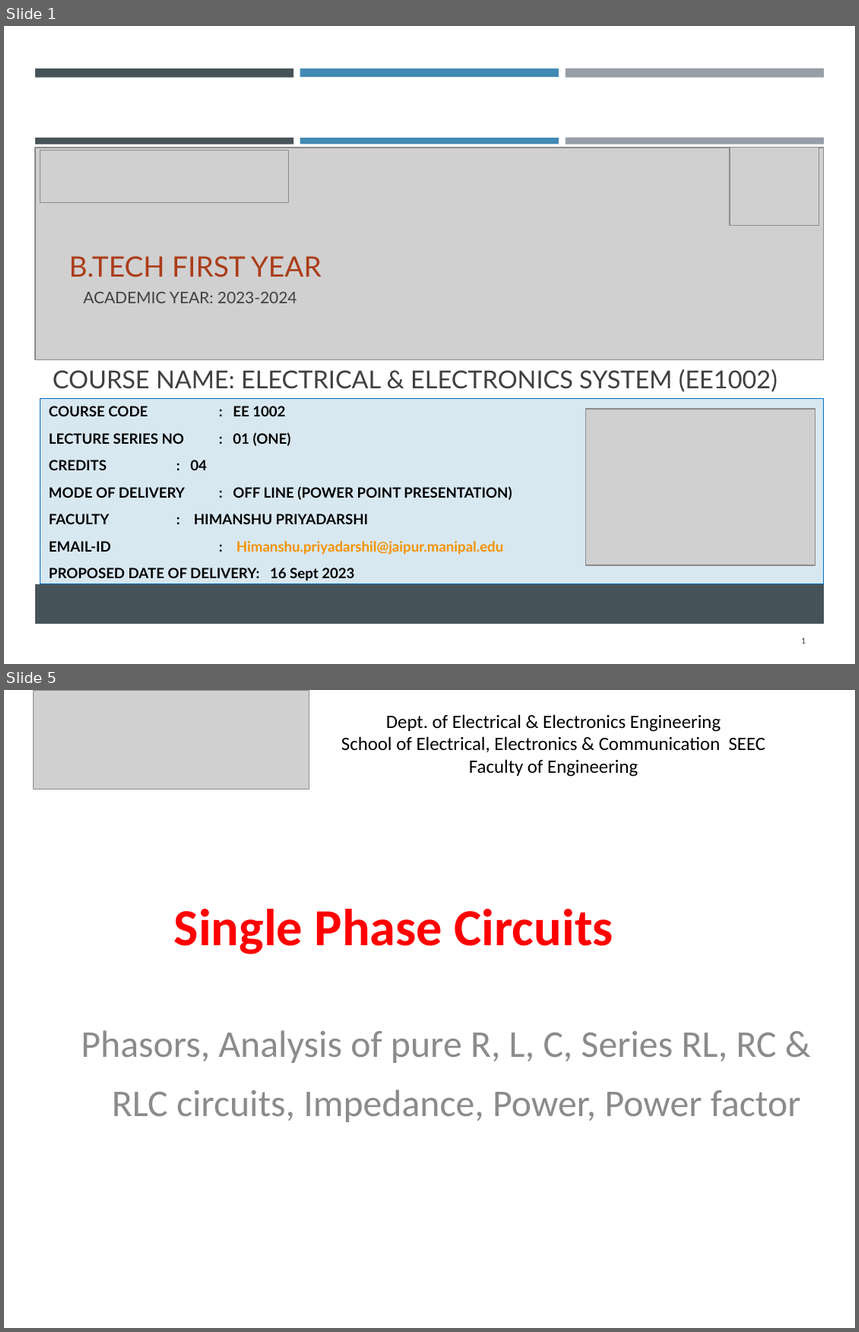
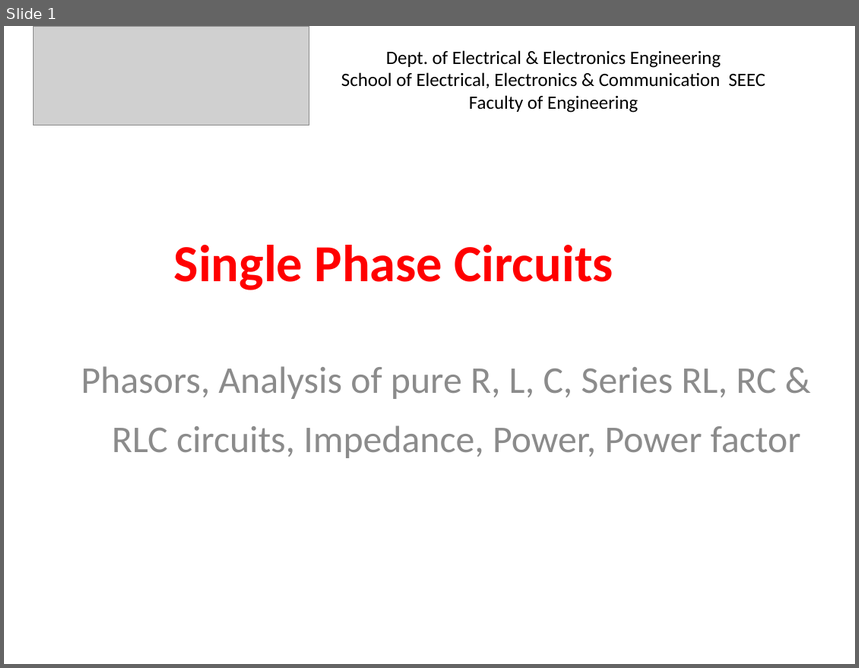
Before and after one commit to viktorexe/Chemistry-Cycle, a slide deck: EES/L12.pptx. Shown one above the other, each under a label of ours: slides 1 and 5 before the commit, slide 1 after it; the slides between them are not shown. The pictures are 859x1332 and 859x668 pixels, drawn with LibreOffice and Linux fonts; fonts in the diff are those of the drawing; grey boxes stand for pictures. Boxes give left, top, right and bottom in pixels: in the first picture for what was removed or moved away, otherwise in the second. Text is boxed around its words. In the diff, an @@ line names an element or a change of style, - is before the commit and + after.

```diff
--- a/EES/L12.pptx
+++ b/EES/L12.pptx
@@ slide 1 removed at bbox=[4, 26, 855, 664], background #FFFFFF @@
@@ rectangle removed at bbox=[35, 69, 294, 77] @@
@@ rectangle removed at bbox=[300, 69, 559, 77] @@
@@ rectangle removed at bbox=[566, 69, 825, 78] @@
@@ rectangle removed at bbox=[4, 106, 855, 585] @@
@@ rectangle removed at bbox=[35, 138, 294, 145] @@
@@ rectangle removed at bbox=[300, 138, 559, 144] @@
@@ rectangle removed at bbox=[566, 138, 825, 145] @@
@@ picture removed at bbox=[35, 148, 824, 360] @@
@@ picture removed at bbox=[40, 151, 289, 203] @@
@@ picture removed at bbox=[730, 147, 819, 225] @@
@@ text removed at bbox=[69, 256, 322, 303] @@
-B.TECH FIRST YEAR
-ACADEMIC YEAR: 2023-2024
@@ rectangle removed at bbox=[35, 313, 825, 623] @@
@@ title removed at bbox=[53, 370, 778, 392] @@
-COURSE NAME: ELECTRICAL & ELECTRONICS SYSTEM (EE1002)
@@ subtitle removed at bbox=[40, 399, 825, 585] @@
-COURSE CODE : EE 1002
-LECTURE SERIES NO : 01 (ONE)
-CREDITS : 04
-MODE OF DELIVERY : OFF LINE (POWER POINT PRESENTATION)
-FACULTY : HIMANSHU PRIYADARSHI
-EMAIL-ID : Himanshu.priyadarshil@jaipur.manipal.edu
-PROPOSED DATE OF DELIVERY: 16 Sept 2023
@@ picture removed at bbox=[585, 409, 815, 566] @@
@@ page number removed at bbox=[801, 638, 806, 644] @@
-1
@@ what was slide 5 is now slide 1 @@
```
Also in this commit, not shown: 3 other slides removed, 17 other files.
